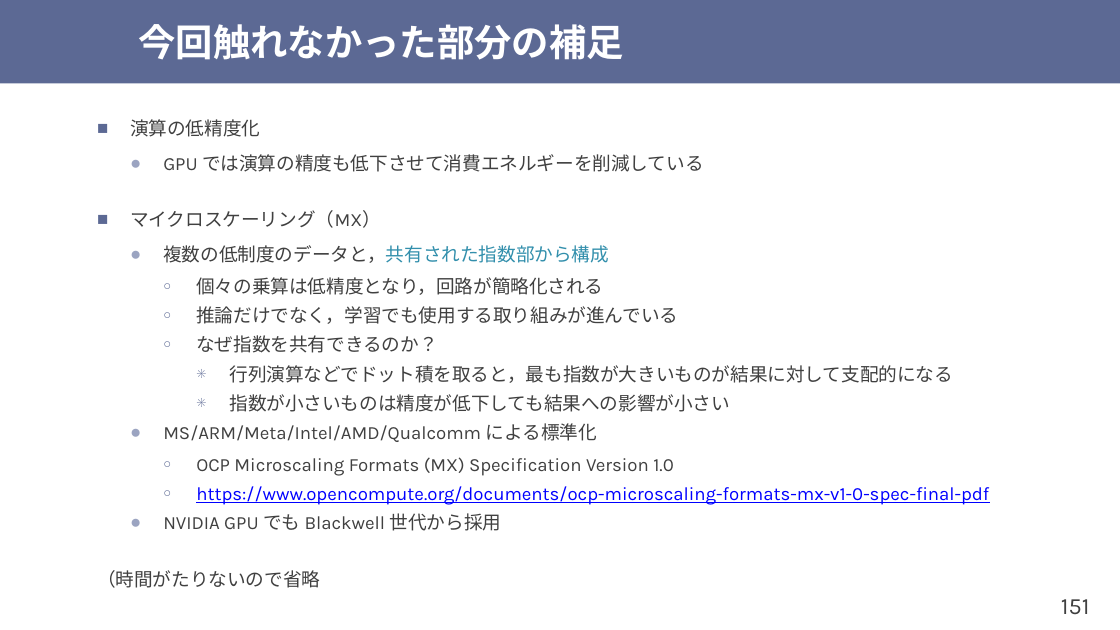
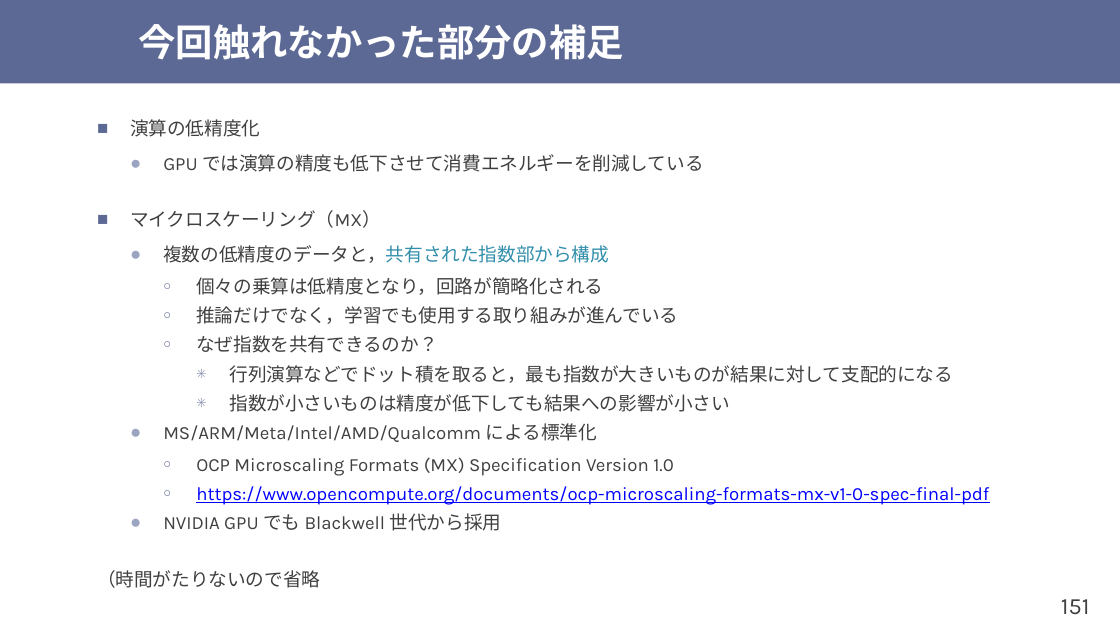
Before and after one commit to shioyadan/advanced-computer-organization, a slide deck: slide 151 of aco-shioya-circuit-and-gpu.pptx. Drawn at 1120x630 pixels with LibreOffice and Linux fonts; fonts in the diff are those of the drawing. Boxes give left, top, right and bottom in pixels: in the first picture for what was removed or moved away, otherwise in the second. Text is boxed around its words. In the diff, an @@ line names an element or a change of style, - is before the commit and + after.

```diff
--- a/aco-shioya-circuit-and-gpu.pptx
+++ b/aco-shioya-circuit-and-gpu.pptx
@@ text at <box>163,245,609,263</box>: text changed @@
-  ● 複数の低制度のデータと，共有された指数部から構成
+  ● 複数の低精度のデータと，共有された指数部から構成
```
Also in this commit, not shown: 1 other slide changed, 1 other file.
